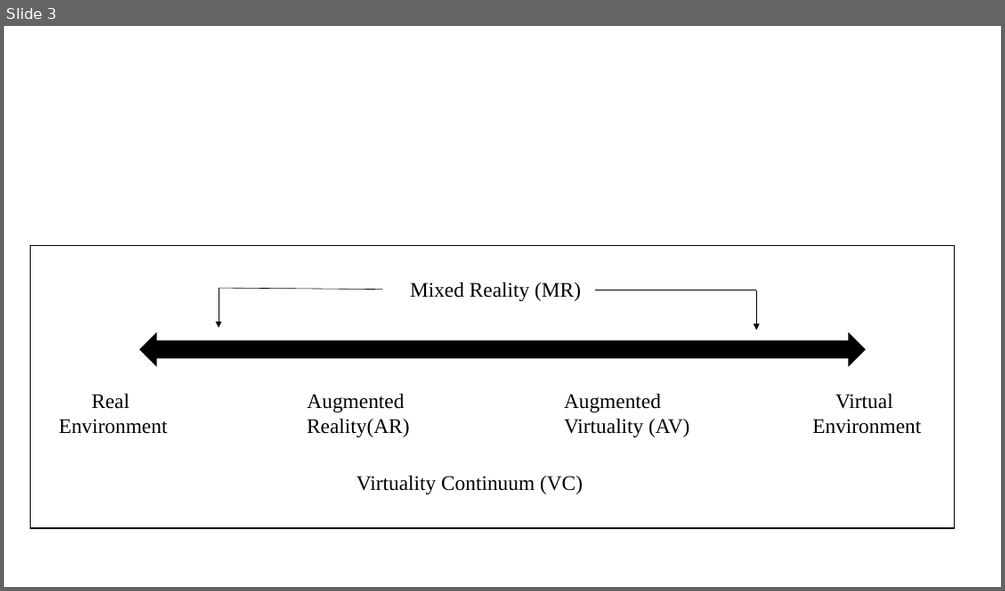
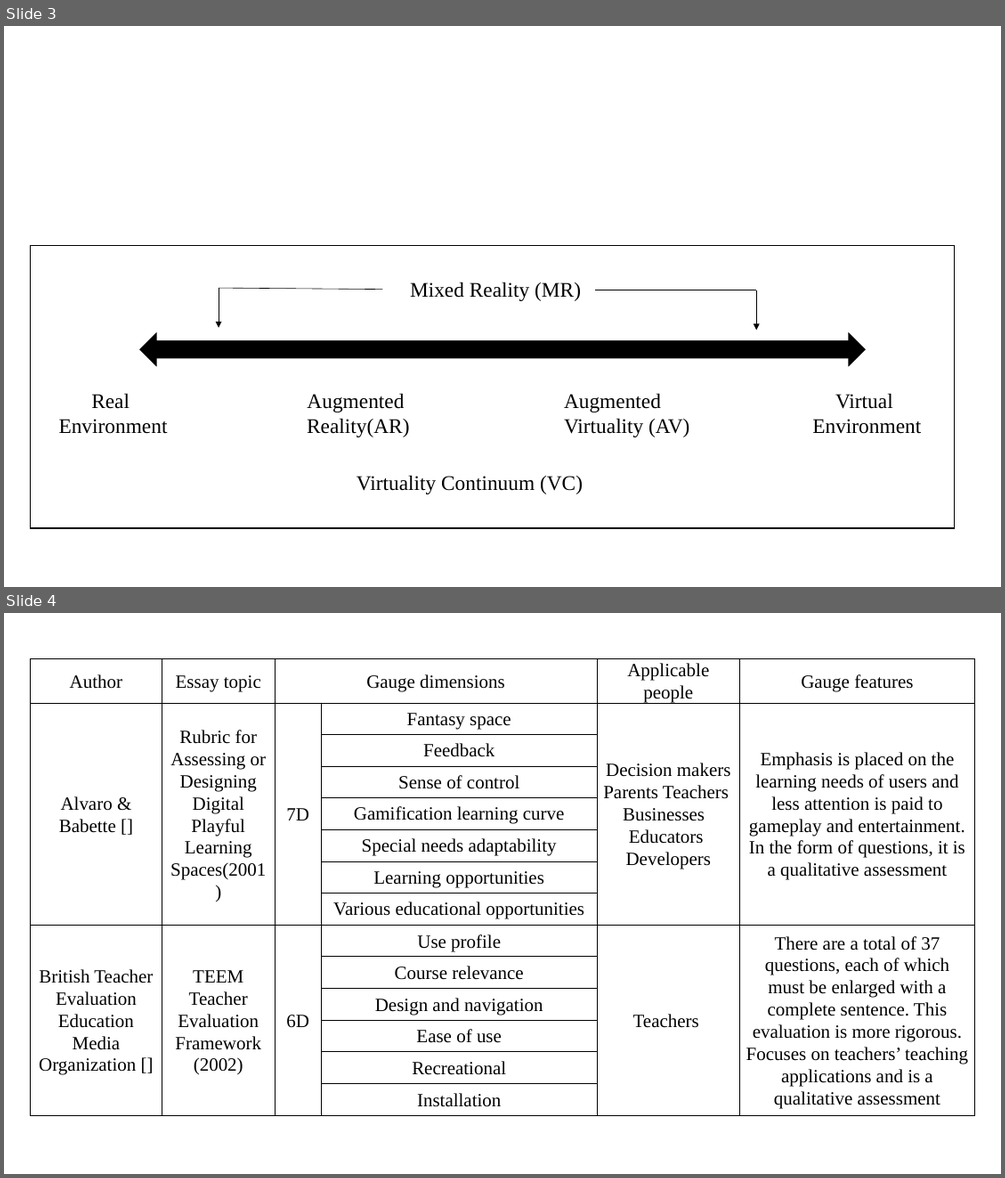
Before and after one commit to duanxiaoyun/ppaperssss, a slide deck: bi_ye_lun_wen/cao gao/temp files.pptx. Shown one above the other, each under a label of ours: slide 3 before the commit, slides 3 and 4 after it. The pictures are 1005x591 and 1005x1178 pixels, drawn with LibreOffice and Linux fonts; fonts in the diff are those of the drawing. Boxes give left, top, right and bottom in pixels: in the first picture for what was removed or moved away, otherwise in the second. Text is boxed around its words. In the diff, an @@ line names an element or a change of style, - is before the commit and + after.

```diff
--- a/bi_ye_lun_wen/cao gao/temp files.pptx
+++ b/bi_ye_lun_wen/cao gao/temp files.pptx
@@ slide 4 added at bbox=[4, 613, 1001, 1174], background #FFFFFF @@
@@ table added at bbox=[30, 658, 975, 1118], 14 rows, 6 columns @@
+Author | Essay topic | Gauge dimensions |  | Applicable people | Gauge features
+Alvaro & Babette [] | Rubric for Assessing or Designing Digital Playful Learning Spaces(2001) | 7D | Fantasy space | Decision makers / Parents Teachers / Businesses / Educators / Developers | Emphasis is placed on the learning needs of users and less attention is paid to gameplay and entertainment. In the form of questions, it is a qualitative assessment
+ |  |  | Feedback |  | 
+ |  |  | Sense of control |  | 
+ |  |  | Gamification learning curve |  | 
+ |  |  | Special needs adaptability |  | 
+ |  |  | Learning opportunities |  | 
+ |  |  | Various educational opportunities |  | 
+British Teacher Evaluation Education Media Organization [] | TEEM Teacher Evaluation Framework (2002) | 6D | Use profile | Teachers | There are a total of 37 questions, each of which must be enlarged with a complete sentence. This evaluation is more rigorous. Focuses on teachers’ teaching applications and is a qualitative assessment
+ |  |  | Course relevance |  | 
+ |  |  | Design and navigation |  | 
+ |  |  | Ease of use |  | 
+ |  |  | Recreational |  | 
+ |  |  | Installation |  | 
```
Also in this commit, not shown: 2 other slides added, 2 other files.
